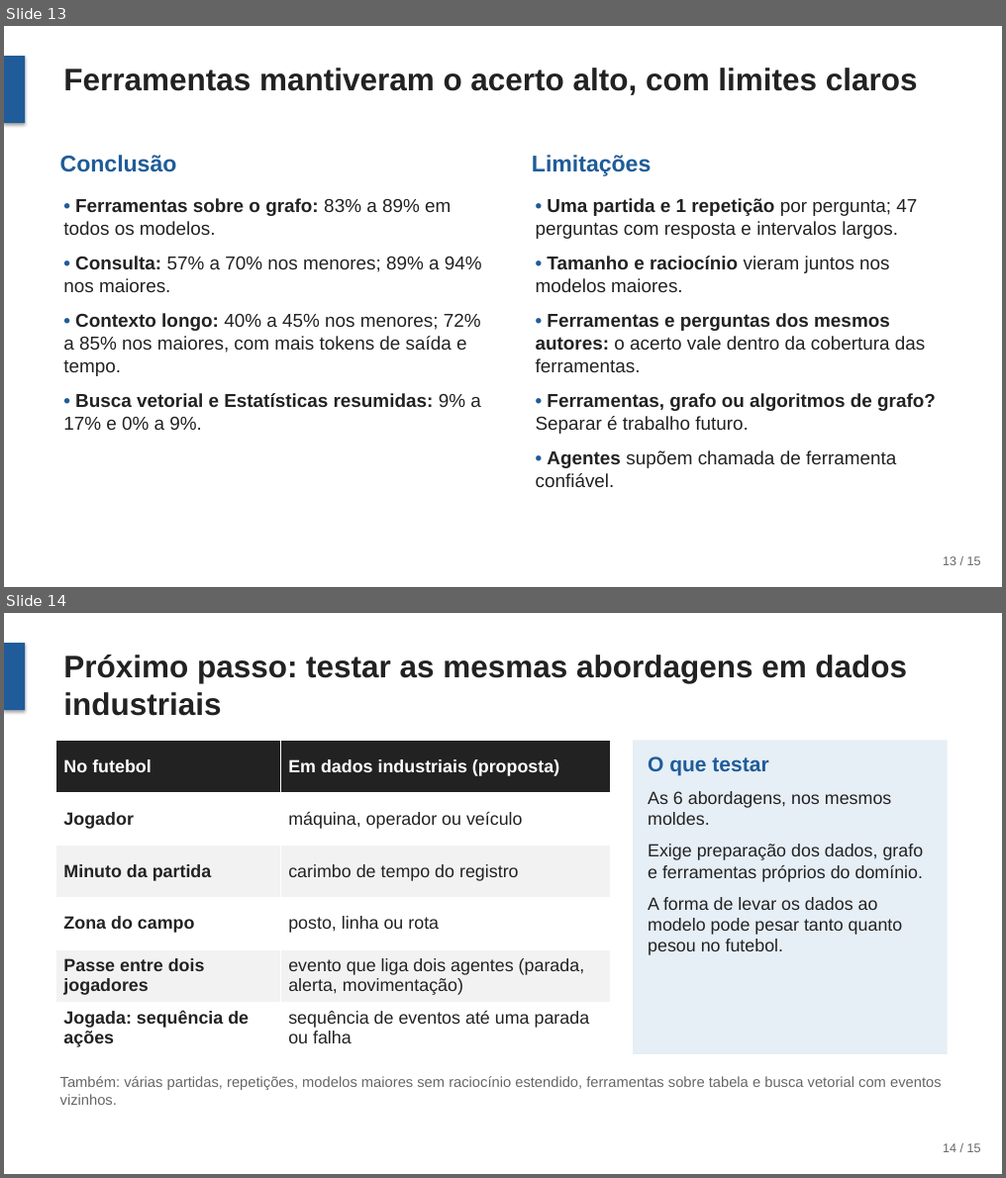
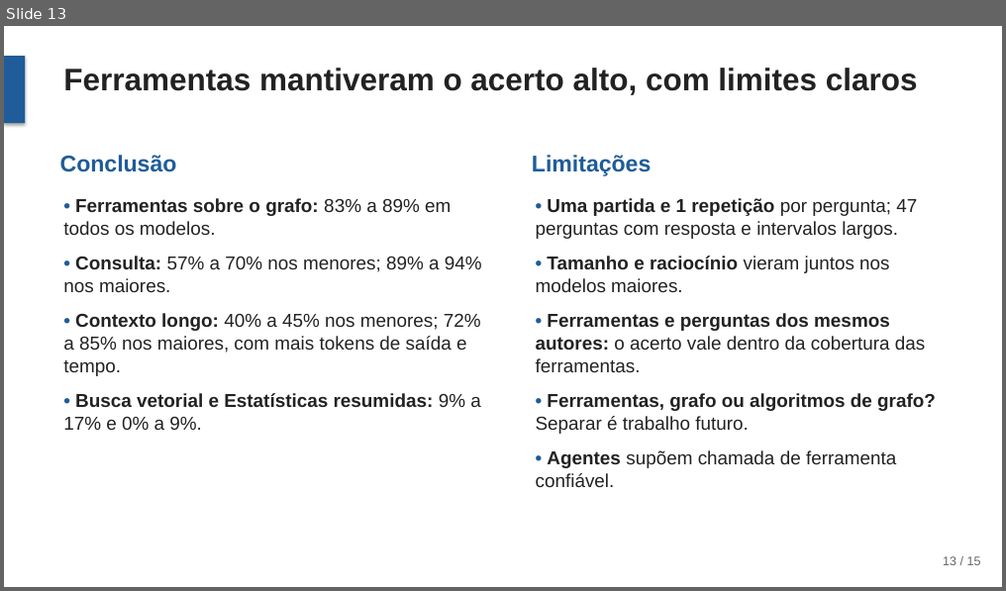
Before and after one commit to joaowinderfeldbussolotto/football-tactics-knowledge-graph, a slide deck: apresentacao/apresentacao.pptx. Shown one above the other, each under a label of ours: slides 13 and 14 before the commit, slide 13 after it. The pictures are 1006x1178 and 1006x591 pixels, drawn with LibreOffice and Linux fonts; fonts in the diff are those of the drawing. Boxes give left, top, right and bottom in pixels: in the first picture for what was removed or moved away, otherwise in the second. Text is boxed around its words. In the diff, an @@ line names an element or a change of style, - is before the commit and + after.

```diff
--- a/apresentacao/apresentacao.pptx
+++ b/apresentacao/apresentacao.pptx
@@ slide 14 removed at <box>4,613,1002,1174</box>, background #FFFFFF @@
@@ rectangle removed at <box>4,643,25,710</box> @@
@@ title removed at <box>63,655,907,716</box> @@
-Próximo passo: testar as mesmas abordagens em dados industriais
@@ table removed at <box>56,741,611,1055</box>, 6 rows, 2 columns @@
-No futebol | Em dados industriais (proposta)
-Jogador | máquina, operador ou veículo
-Minuto da partida | carimbo de tempo do registro
-Zona do campo | posto, linha ou rota
-Passe entre dois jogadores | evento que liga dois agentes (parada, alerta, movimentação)
-Jogada: sequência de ações | sequência de eventos até uma parada ou falha
@@ rectangle removed at <box>633,741,947,1055</box> @@
@@ text removed at <box>648,757,924,956</box> @@
-O que testar
-As 6 abordagens, nos mesmos moldes.
-Exige preparação dos dados, grafo e ferramentas próprios do domínio.
-A forma de levar os dados ao modelo pode pesar tanto quanto pesou no futebol.
@@ text removed at <box>60,1076,942,1105</box> @@
-Também: várias partidas, repetições, modelos maiores sem raciocínio estendido, ferramentas sobre tabela e busca vetorial com eventos vizinhos.
@@ text removed at <box>943,1144,981,1153</box> @@
-14 / 15
```
Also in this commit, not shown: 1 slide added, 2 other files.
